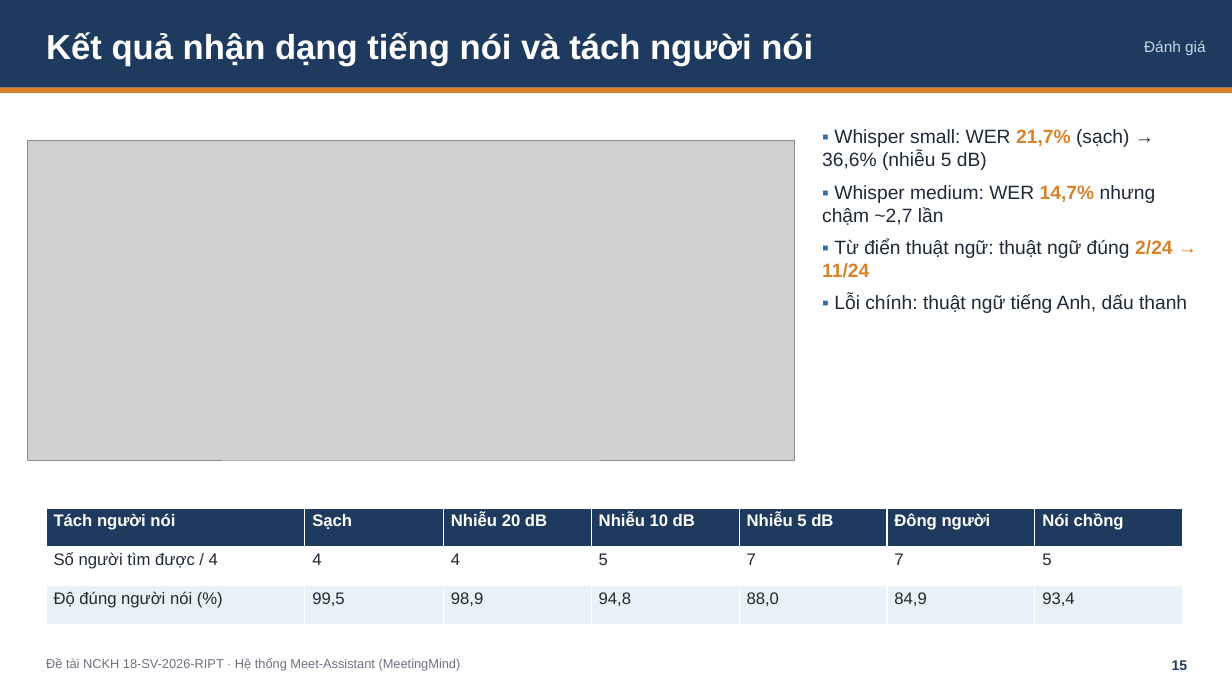
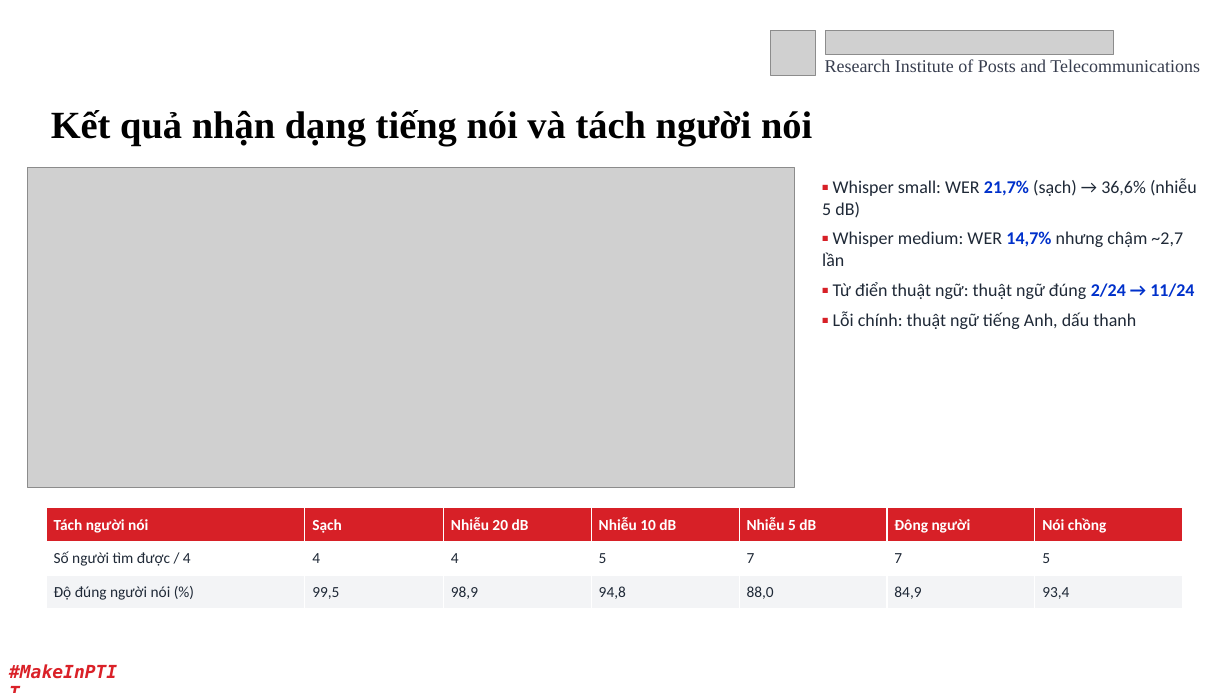
Before and after one commit to Dinhh-Chan/meetingmind, a slide deck: slide 15 of nghiem-thu/SlideNghiemThu_18-SV-2026-RIPT.pptx. Drawn at 1232x693 pixels with LibreOffice and Linux fonts; fonts in the diff are those of the drawing; grey boxes stand for pictures; background and template pictures are left out. Boxes give left, top, right and bottom in pixels: in the first picture for what was removed or moved away, otherwise in the second. Text is boxed around its words. In the diff, an @@ line names an element or a change of style, - is before the commit and + after.

```diff
--- a/nghiem-thu/SlideNghiemThu_18-SV-2026-RIPT.pptx
+++ b/nghiem-thu/SlideNghiemThu_18-SV-2026-RIPT.pptx
@@ rectangle removed at bbox=[0, 0, 1232, 88] @@
@@ picture added at bbox=[771, 30, 816, 75] @@
@@ picture added at bbox=[825, 30, 1114, 55] @@
@@ text added at bbox=[825, 59, 1200, 72], 14 pt, text #373D4E @@
+Research Institute of Posts and Telecommunications
@@ text removed at bbox=[1144, 40, 1206, 55] @@
-Đánh giá
@@ rectangle removed at bbox=[0, 88, 1232, 93] @@
@@ text "Kết quả nhận dạng tiếng ...": place and size @@
-text "Kết quả nhận dạng tiếng ..." at bbox=[46, 32, 813, 66]
+text "Kết quả nhận dạng tiếng ..." at bbox=[51, 110, 812, 146]
@@ text "Kết quả nhận dạng tiếng ..." at bbox=[51, 110, 812, 146]: size 27 to 30 pt, font Arial to Times New Roman, text colour #FFFFFF to #000000 @@
@@ picture: place and size @@
-picture at bbox=[28, 140, 795, 460]
+picture at bbox=[28, 167, 795, 487]
@@ text "▪ Whisper small: WER 21,7% ...": place and size @@
-text "▪ Whisper small: WER 21,7% ..." at bbox=[822, 129, 1187, 313]
+text "▪ Whisper small: WER 21,7% ..." at bbox=[822, 178, 1197, 329]
@@ text "▪ Whisper small: WER 21,7% ..." at bbox=[822, 178, 1197, 329]: size 15 to 14 pt, font Arial to Calibri; text colour #2E6DA4 to #D72027 in "▪", "▪", "▪", "▪"; text colour #D9822B to #0031CB in "21,7%", "14,7%", "2/24 → 11/24" @@
@@ table at bbox=[46, 508, 1183, 609] @@
@@ fill #1F3A5F to #D72027 in row 1 @@
@@ fill #E8F0F8 to #F3F4F6 in row 3 @@
@@ size 13 to 12 pt, font Arial to Calibri @@
@@ text added at bbox=[0, 656, 129, 688], 14 pt, text #DA2128, bold, italic @@
+#MakeInPTIT
@@ text removed at bbox=[46, 658, 461, 671] @@
-Đề tài NCKH 18-SV-2026-RIPT · Hệ thống Meet-Assistant (MeetingMind)
@@ text "15": place and size @@
-text "15" at bbox=[1172, 660, 1188, 670]
+text "15" at bbox=[1104, 650, 1155, 683]
@@ text "15" at bbox=[1104, 650, 1155, 683]: size 11 to 12 pt, font Arial to Calibri, text colour #1F3A5F to #FFFFFF; alignment right to centre; vertical alignment top to middle @@
```
Also in this commit, not shown: 20 other slides changed, 1 slide added, 1 slide removed, 5 other files.
